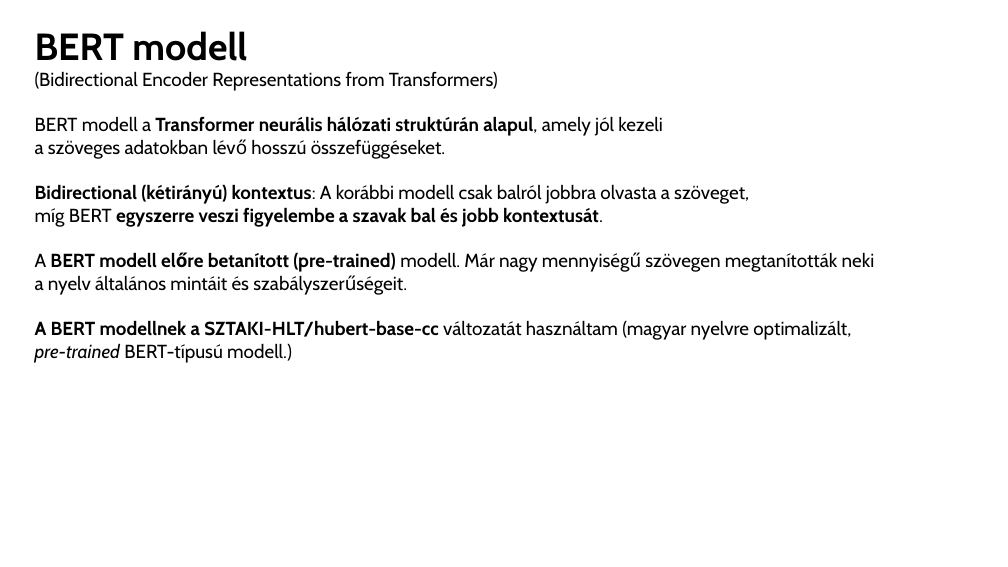
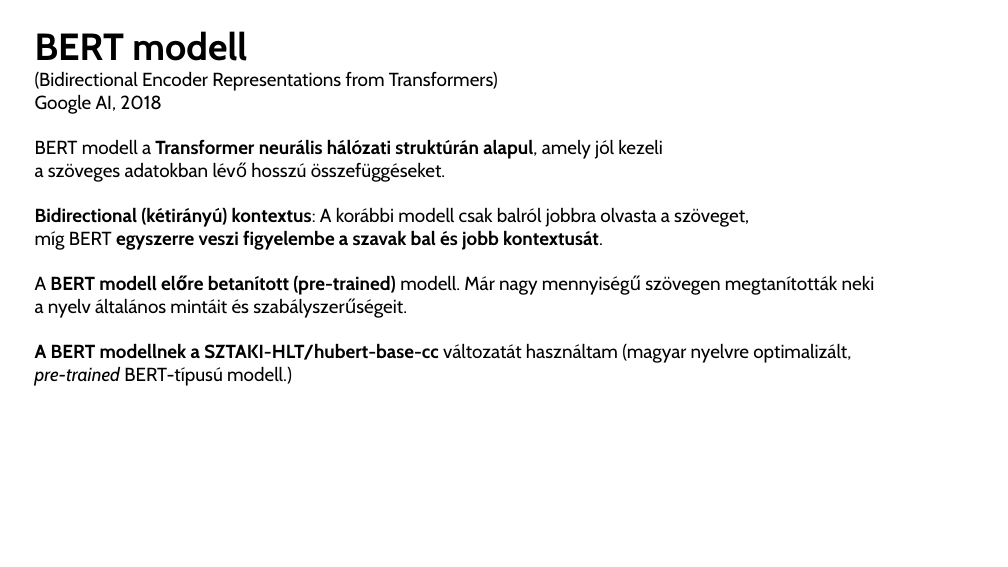
Before and after one commit to minorharpman/erzelemelemzes, a slide deck: slide 4 of Erzelemelemzes.pptx. Drawn at 1008x567 pixels with LibreOffice and Linux fonts; fonts in the diff are those of the drawing. Boxes give left, top, right and bottom in pixels: in the first picture for what was removed or moved away, otherwise in the second. Text is boxed around its words. In the diff, an @@ line names an element or a change of style, - is before the commit and + after.

```diff
--- a/Erzelemelemzes.pptx
+++ b/Erzelemelemzes.pptx
@@ text at [35, 94, 162, 114]: paragraph added @@
+Google AI, 2018
```
Also in this commit, not shown: 1 other slide changed.
